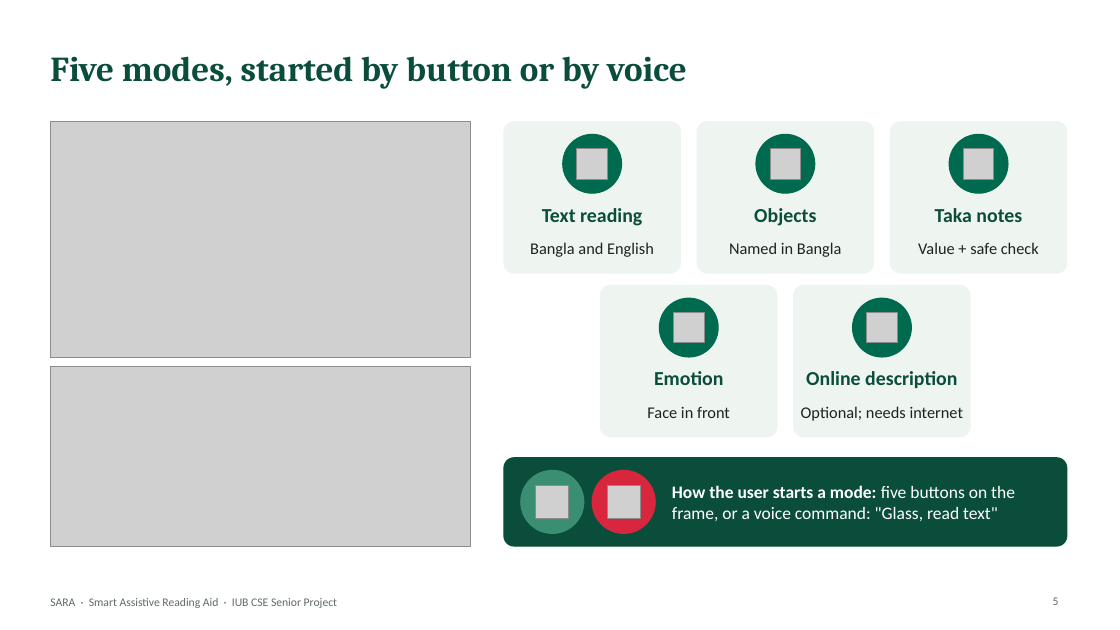
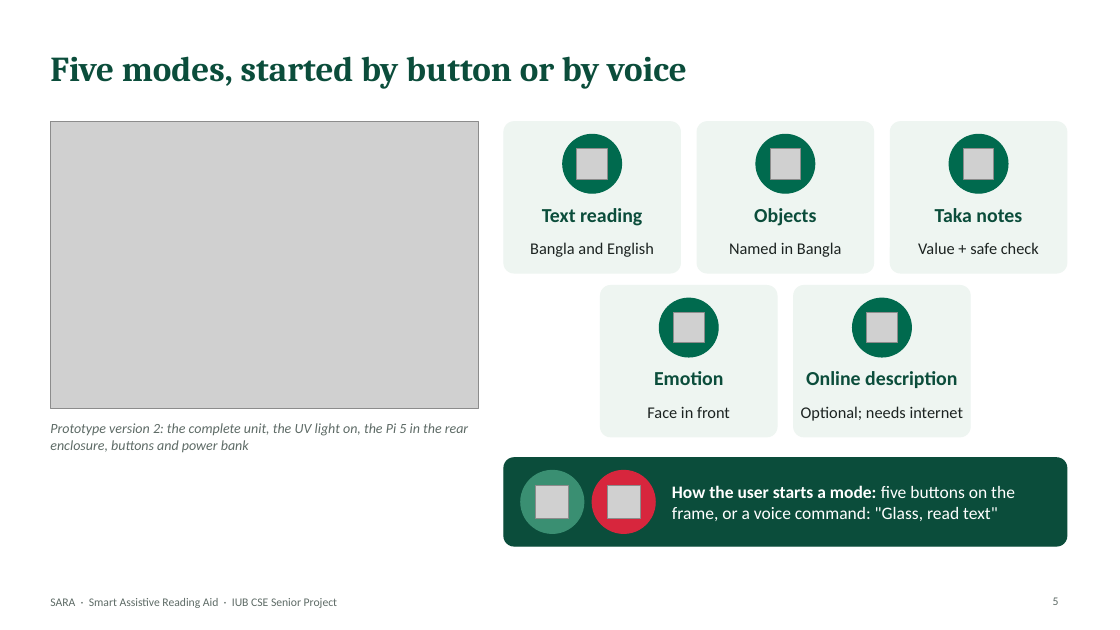
Before and after one commit to aflam330/Senior_project_wearable_glass_for_blind_people_using_ocr_and_ylo, a slide deck: slide 5 of Thesis Report and paper/thesis report/slides/SARA_Presentation_Redesigned.pptx. Drawn at 1120x630 pixels with LibreOffice and Linux fonts; fonts in the diff are those of the drawing; grey boxes stand for pictures. Boxes give left, top, right and bottom in pixels: in the first picture for what was removed or moved away, otherwise in the second. Text is boxed around its words. In the diff, an @@ line names an element or a change of style, - is before the commit and + after.

```diff
--- a/Thesis Report and paper/thesis report/slides/SARA_Presentation_Redesigned.pptx
+++ b/Thesis Report and paper/thesis report/slides/SARA_Presentation_Redesigned.pptx
@@ picture: place and size @@
-picture at (50,122,471,358)
+picture at (50,122,479,408)
@@ picture removed at (50,366,471,546) @@
@@ text added at (50,423,468,453), 12 pt, text #5E6B66, italic @@
+Prototype version 2: the complete unit, the UV light on, the Pi 5 in the rear enclosure, buttons and power bank
```
Also in this commit, not shown: 2 other slides changed, 44 other files.
